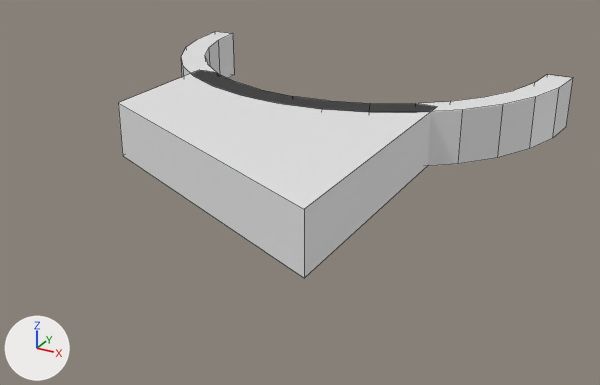
The Blender file model.blend as it was, and as the next commit left it.
Both versions are drawn from a 50 mm lens placed at (42.5, -97.7, 32.7), pointed at (5.7, -30.7, -0.8). Every picture has the same lights, and +X, +Y and +Z are marked at lower left. The older version comes first. Mesh edges are drawn as thin lines.

The first picture shows 'Arm', 'Cylinder'.
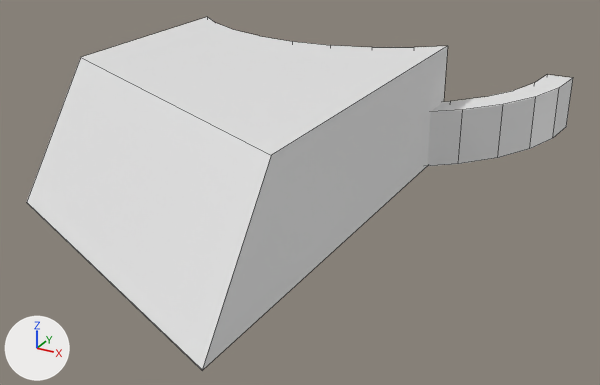
ob_hole is not drawn itself; it is used by a modifier of ob_cylinder, ob_arm.
ob_angle_hole is not drawn itself; it is used by a modifier of ob_arm.
ob_angle_hole_2 is not drawn itself; it is used by a modifier of ob_arm.

Pixel boxes (x1, y1, x2, y2) of what changed, in the pictures (600 x 385 px):
```json
{"object": "Arm", "change": "rescaled, moved, modifiers changed, reshaped", "before": [118, 70, 435, 278], "after": [27, 17, 448, 370], "on screen": "33% wider, 69% taller"}
{"object": "Cylinder", "change": "reshaped", "before": [181, 31, 573, 166], "after": [427, 75, 573, 166]}
```

Scene script edits in JSON lines:
```json
{"op": "set", "path": "ob_hole.scale", "old": "(22.0, 22.0, 10.0)", "new": "(22.0, 22.0, 20.0)"}
{"op": "set", "path": "ob_arm.location", "old": "(0.0, -33.0, 3.0)", "new": "(0.0, -37.0, 6.0)"}
{"op": "set", "path": "ob_arm.scale", "old": "(15.0, 15.0, 3.0)", "new": "(15.0, 26.0, 6.0)"}
{"op": "add", "block": "ob_arm", "code": "_m = ob_arm.modifiers.new('Boolean.002', 'BOOLEAN')"}
{"op": "add", "block": "ob_arm", "code": "_m.object = ob_angle_hole_2"}
{"op": "set", "path": "ob_angle_hole.location", "old": "(0.0, -51.0, 3.0)", "new": "(0.0, -65.0, 3.0)"}
{"op": "add", "block": "ob_angle_hole_2", "code": ["ob_angle_hole_2 = bpy.data.objects.new('Angle Hole 2', me_cube.copy())  # the mesh of ob_arm", "ob_angle_hole_2.location = (0.0, -59.0, 10.98)", "ob_angle_hole_2.rotation_euler = (-0.611, 0.0, -0.436)  # degrees (-35, 0, -25)", "ob_angle_hole_2.scale = (40.0, 10.0, 20.0)", "ob_angle_hole_2.hide_set(True)"]}
```
